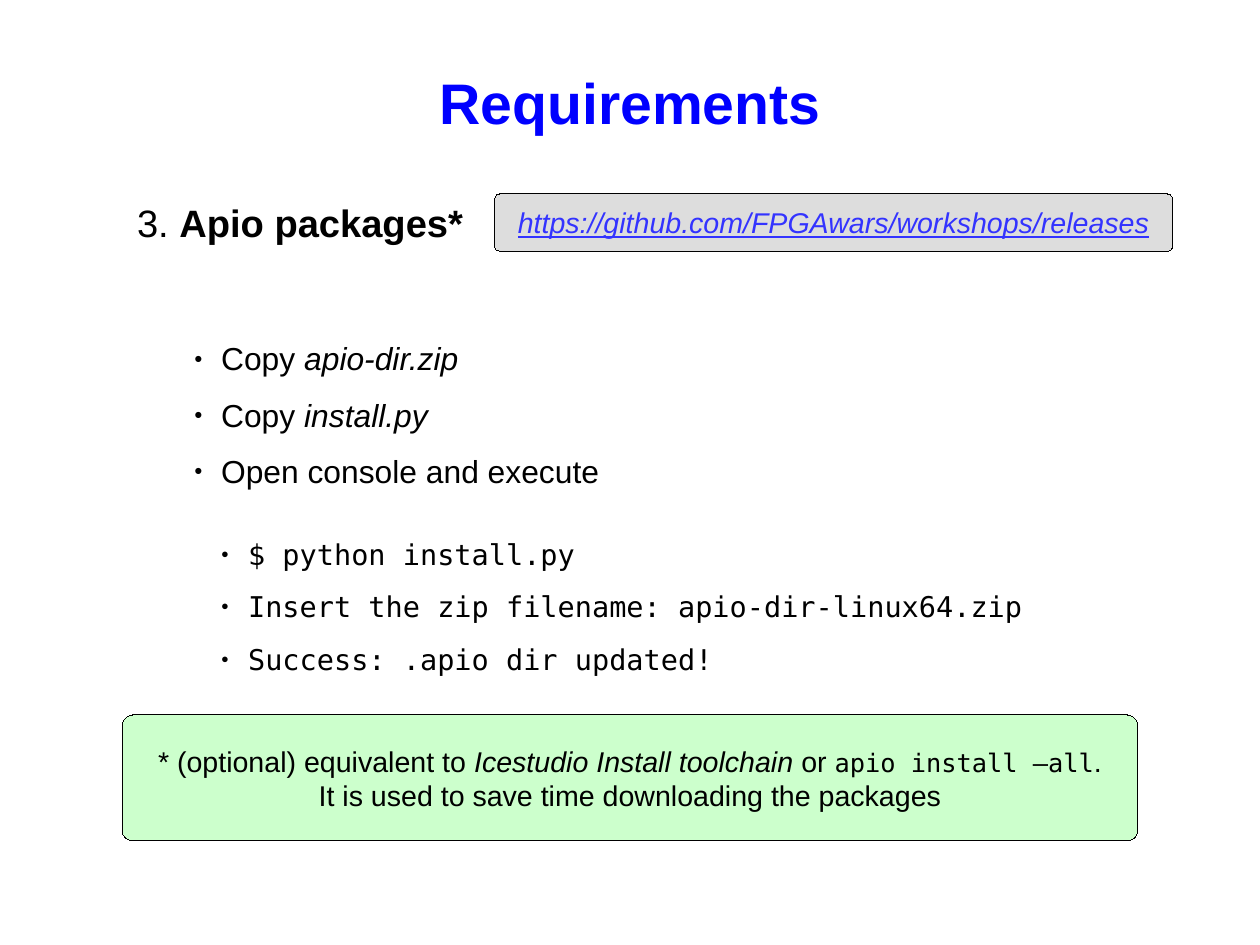
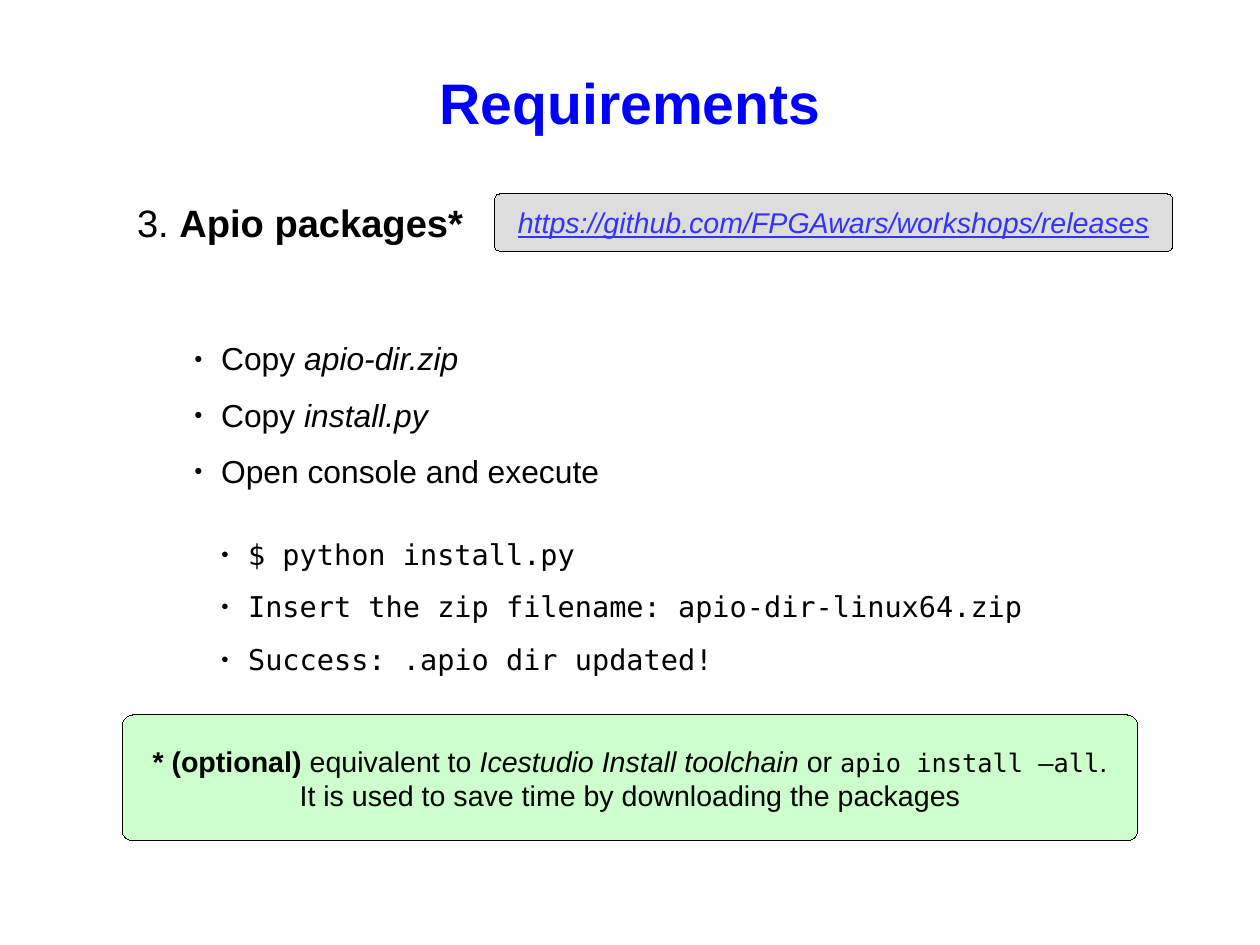
Before and after one commit to FPGAwars/workshops, a slide deck: slide 8 of 2016-11-05-OSHWDem16/presentation/slides.odp. Drawn at 1260x945 pixels with LibreOffice and Linux fonts; fonts in the diff are those of the drawing. Boxes give left, top, right and bottom in pixels: in the first picture for what was removed or moved away, otherwise in the second. Text is boxed around its words. In the diff, an @@ line names an element or a change of style, - is before the commit and + after.

```diff
--- a/2016-11-05-OSHWDem16/presentation/slides.odp
+++ b/2016-11-05-OSHWDem16/presentation/slides.odp
@@ text in rounded rectangle at (172,751,1099,778): bold on in "* (optional)" @@
@@ text in rounded rectangle at (300,785,960,811): text changed @@
-It is used to save time downloading the packages
+It is used to save time by downloading the packages
```
Also in this commit, not shown: 14 other slides changed, 1 slide added, 1 other file.
